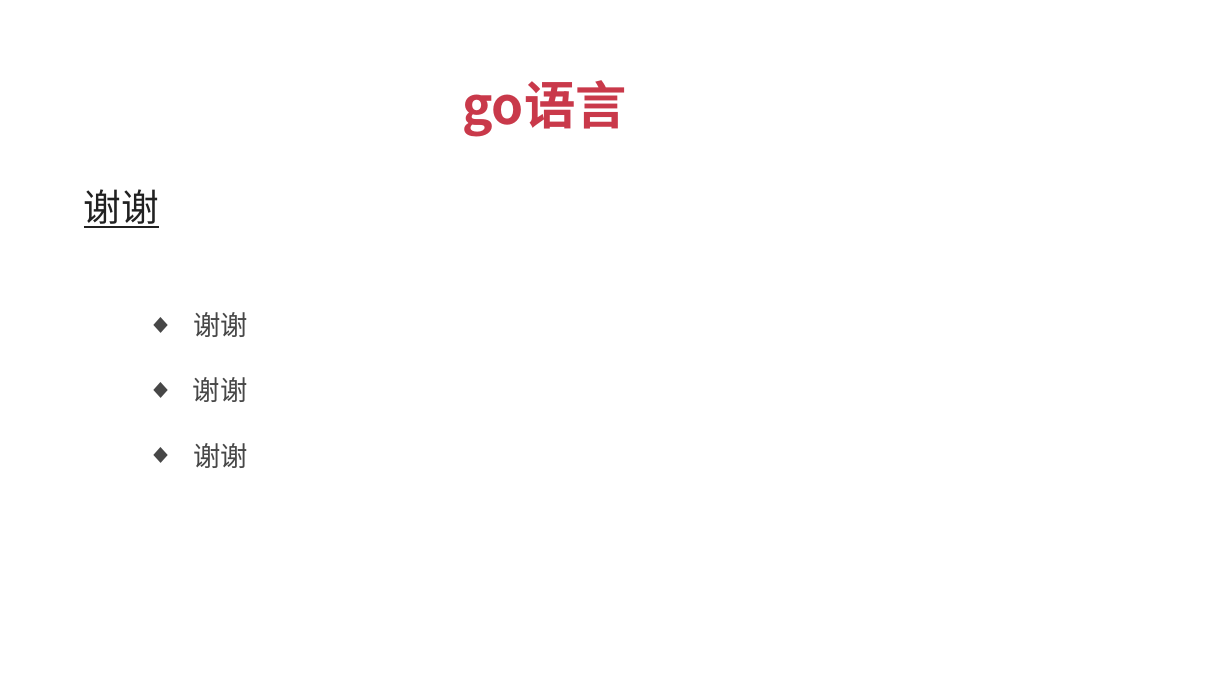
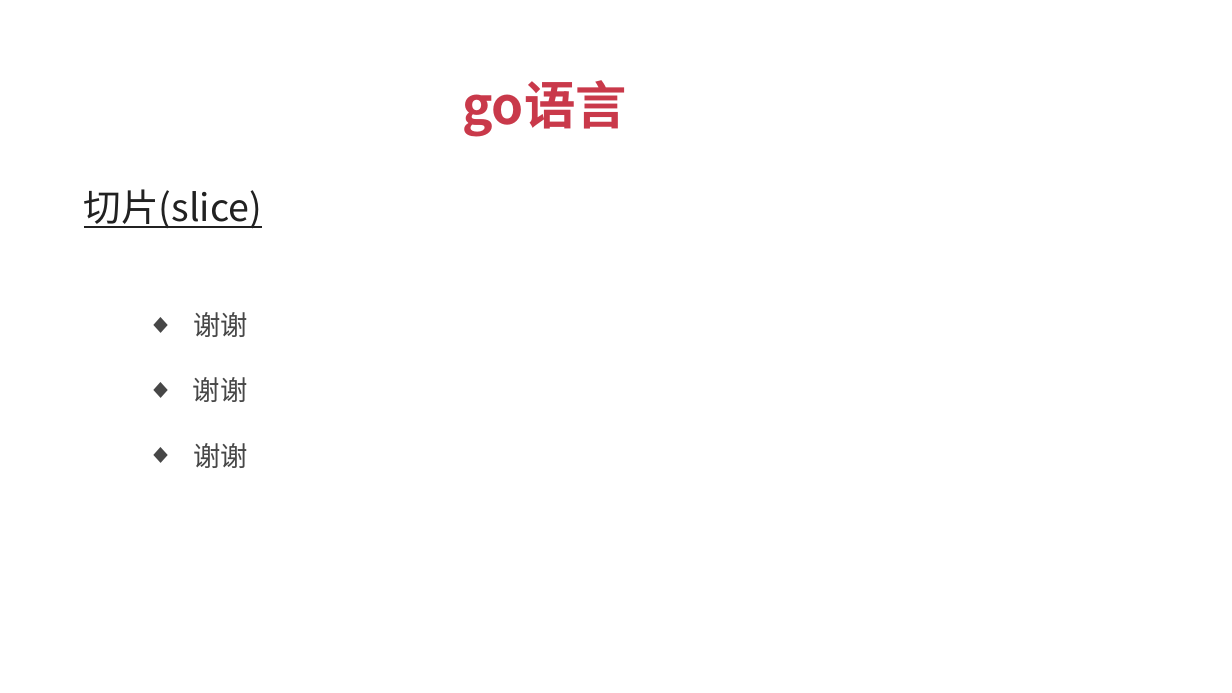
Before and after one commit to xuqiang76/golang, a slide deck: slide 24 of tuling/go语言_傻大猫.pptx. Drawn at 1232x693 pixels with LibreOffice and Linux fonts; fonts in the diff are those of the drawing. Boxes give left, top, right and bottom in pixels: in the first picture for what was removed or moved away, otherwise in the second. Text is boxed around its words. In the diff, an @@ line names an element or a change of style, - is before the commit and + after.

```diff
--- a/tuling/go语言_傻大猫.pptx
+++ b/tuling/go语言_傻大猫.pptx
@@ text at [84, 189, 262, 229]: text changed @@
-谢谢
+切片(slice)
```
Also in this commit, not shown: 3 other slides changed, 2 other files.
